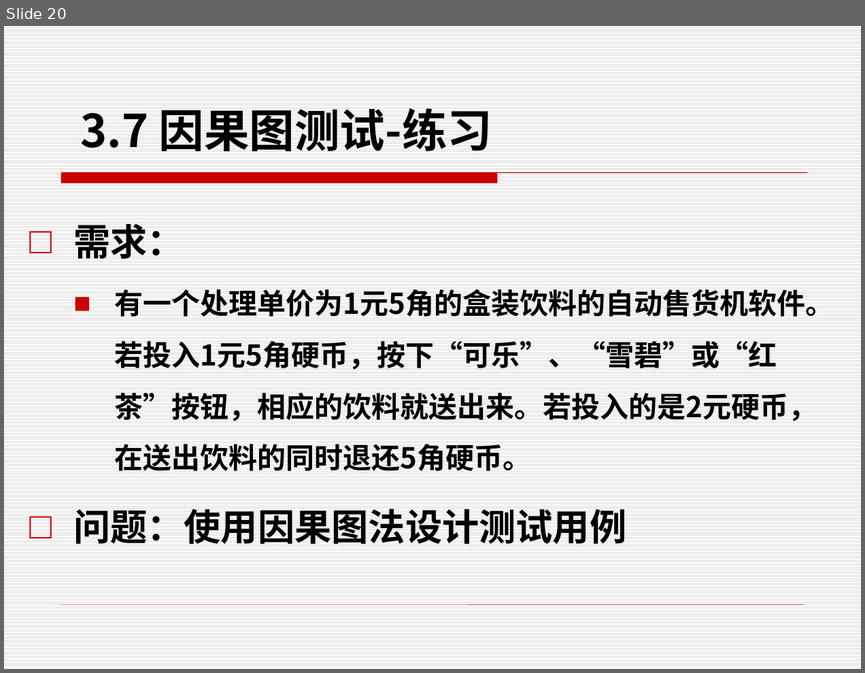
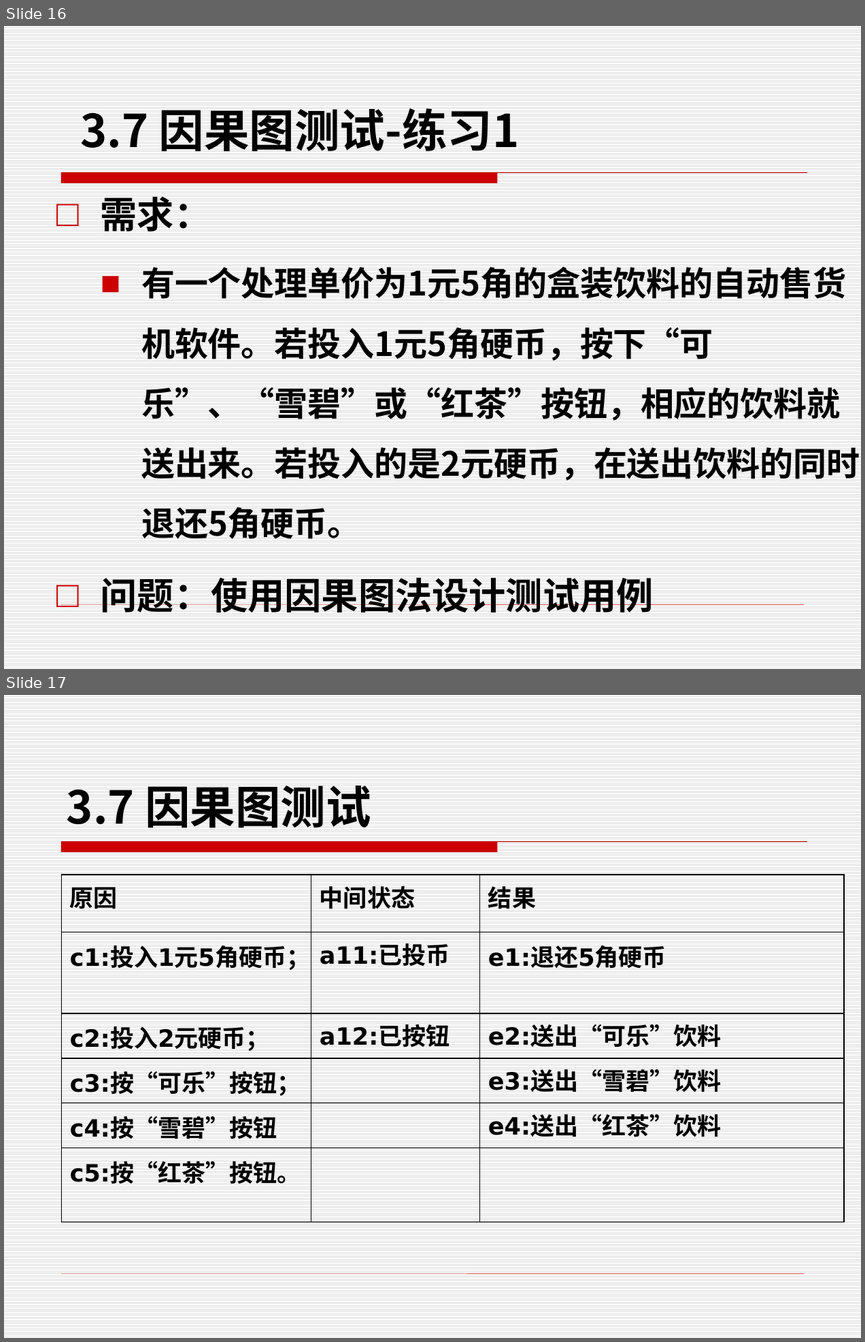
Before and after one commit to edu2act/course-foundation-software-tesing, a slide deck: PPT/第二部分 软件测试技术/3.8 黑盒测试技术 -因果图 .pptx. Shown one above the other, each under a label of ours: slide 20 before the commit, slides 16 and 17 after it. The pictures are 865x673 and 865x1342 pixels, drawn with LibreOffice and Linux fonts; fonts in the diff are those of the drawing. Boxes give left, top, right and bottom in pixels: in the first picture for what was removed or moved away, otherwise in the second. Text is boxed around its words. In the diff, an @@ line names an element or a change of style, - is before the commit and + after.

Commit message:
黑盒测试总结

```diff
--- a/PPT/第二部分 软件测试技术/3.8 黑盒测试技术 -因果图 .pptx
+++ b/PPT/第二部分 软件测试技术/3.8 黑盒测试技术 -因果图 .pptx
@@ slide 17 added at bbox=[4, 695, 861, 1338], background pattern #DDDDDD on #FFFFFF; not listed: 2 template elements that a slide beside it also shows @@
@@ title added at bbox=[67, 785, 371, 828], 38 pt, text #000000, bold @@
+3.7 因果图测试
@@ table added at bbox=[61, 875, 844, 1186], 6 rows, 3 columns @@
+原因 | 中间状态 | 结果
+c1:投入1元5角硬币； | a11:已投币 | e1:退还5角硬币
+c2:投入2元硬币； | a12:已按钮 | e2:送出“可乐”饮料
+c3:按“可乐”按钮； |  | e3:送出“雪碧”饮料
+c4:按“雪碧”按钮 |  | e4:送出“红茶”饮料
+c5:按“红茶”按钮。 |  | 
@@ what was slide 20 is now slide 16 @@
@@ slide 16 changed as well @@
@@ text at bbox=[80, 108, 519, 151]: text changed @@
-3.7 因果图测试-练习
+3.7 因果图测试-练习1
@@ text "需求：": place and size @@
-text "需求：" at bbox=[73, 224, 834, 543]
+text "需求：" at bbox=[101, 197, 859, 612]
@@ text at bbox=[141, 267, 859, 539]: size 24 to 28 pt in "有一个处理单价为1元5角的盒装饮料的自动售货机软件。若投入1元5角硬币，按下“可乐”、“雪碧”或“红茶”按钮，相应的饮料 ..." @@
```
Also in this commit, not shown: 9 other slides changed, 12 other slides added, 12 slides removed, 7 other files.
